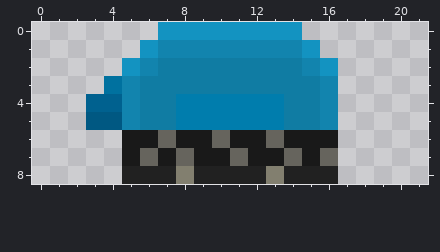
Two states of a pixel-art sprite, RawResources/HatSprites/the_infamous_northwest_001.png. Above, as it was before the edit.
The file is 22x9 pixels. Colours within 5 levels of each other are drawn and written as one.
New version:
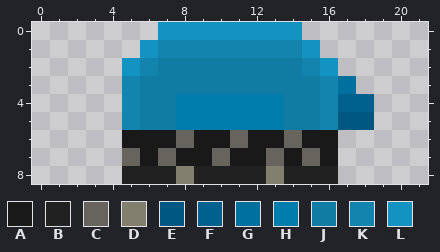
Palette (. is transparent): A #191919  B #212121  C #66645d  D #827f6f  E #005882  F #00618f  G #00719f  H #007dad  J #107ca3  K #1284ae  L #1393c1
What changed:
Colour C gives way to colour A in row 6 at x 7, 10 and 13; in row 7 at x 6, 8, 11, 14 and 16.
Colour A gives way to colour C in row 6 at x 8, 11 and 14; in row 7 at x 5, 7, 10, 13 and 15.
The edit adds colour E in row 5 at x 17 to 18.
The edit adds colour F in row 4 at x 17 to 18.
The edit adds colour G in row 3 at x 17.
The edit erases colour E in row 5 at x 3 to 4.
The edit erases colour F in row 4 at x 3 to 4.
The edit erases colour G in row 3 at x 4.
Changed places in both pictures, as pixel boxes (x1, y1, x2, y2):
changed: (86, 76, 374, 166)
